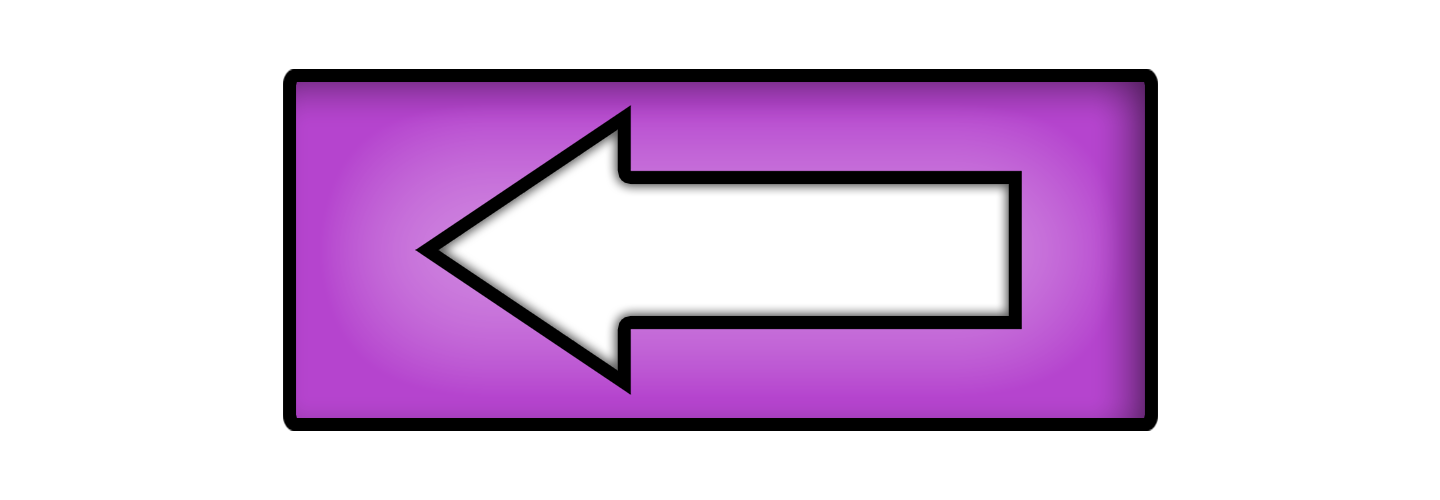
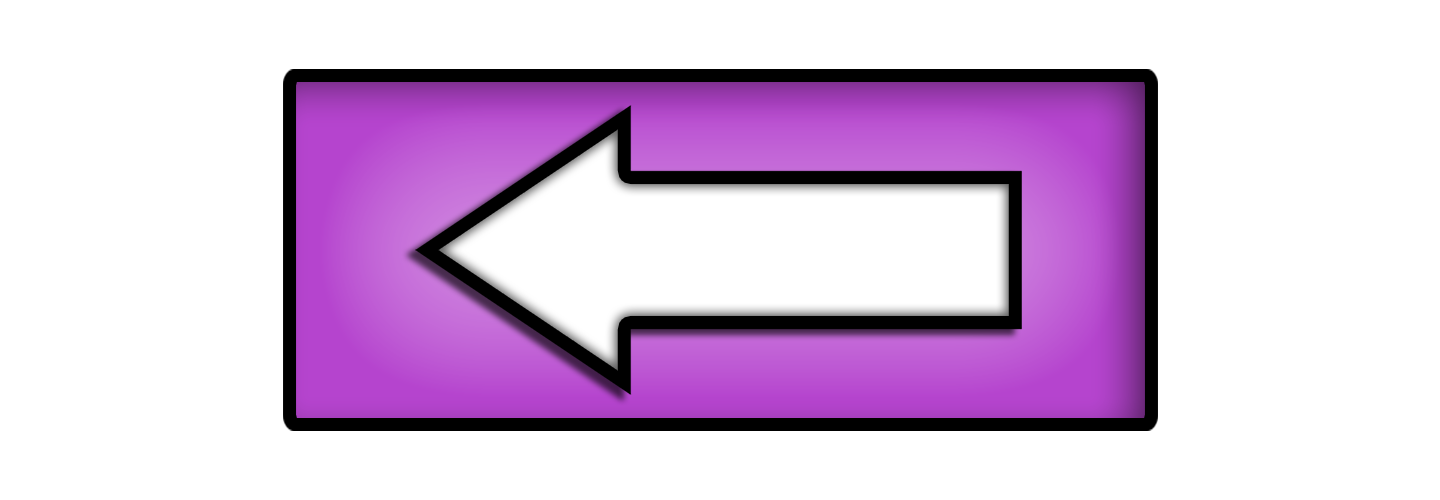
Revision of a layered 1440px x 500px image; what changed, layer by layer:
pixels changed over [402, 105, 1021, 405] (layer not identified)
